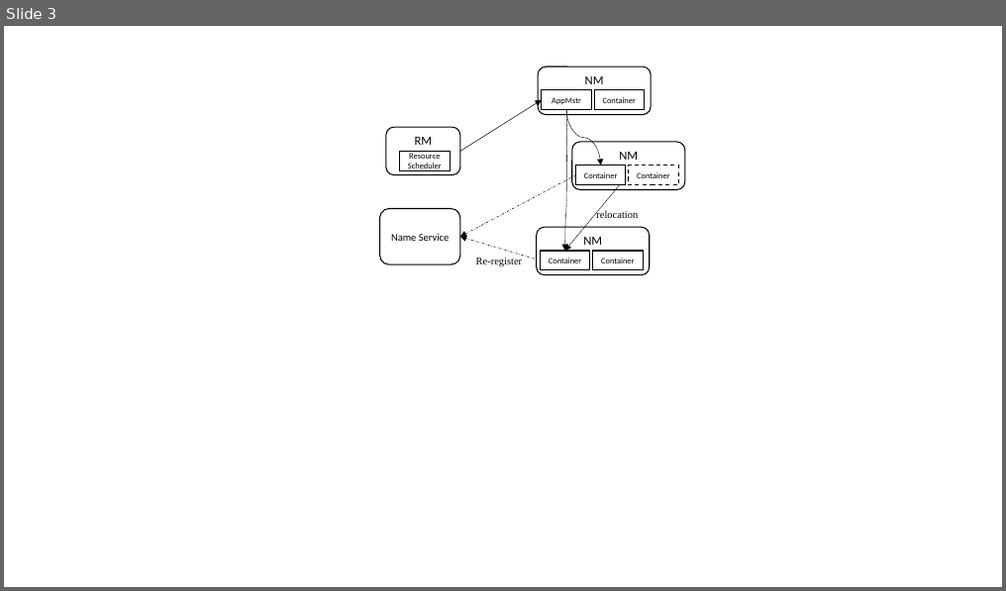
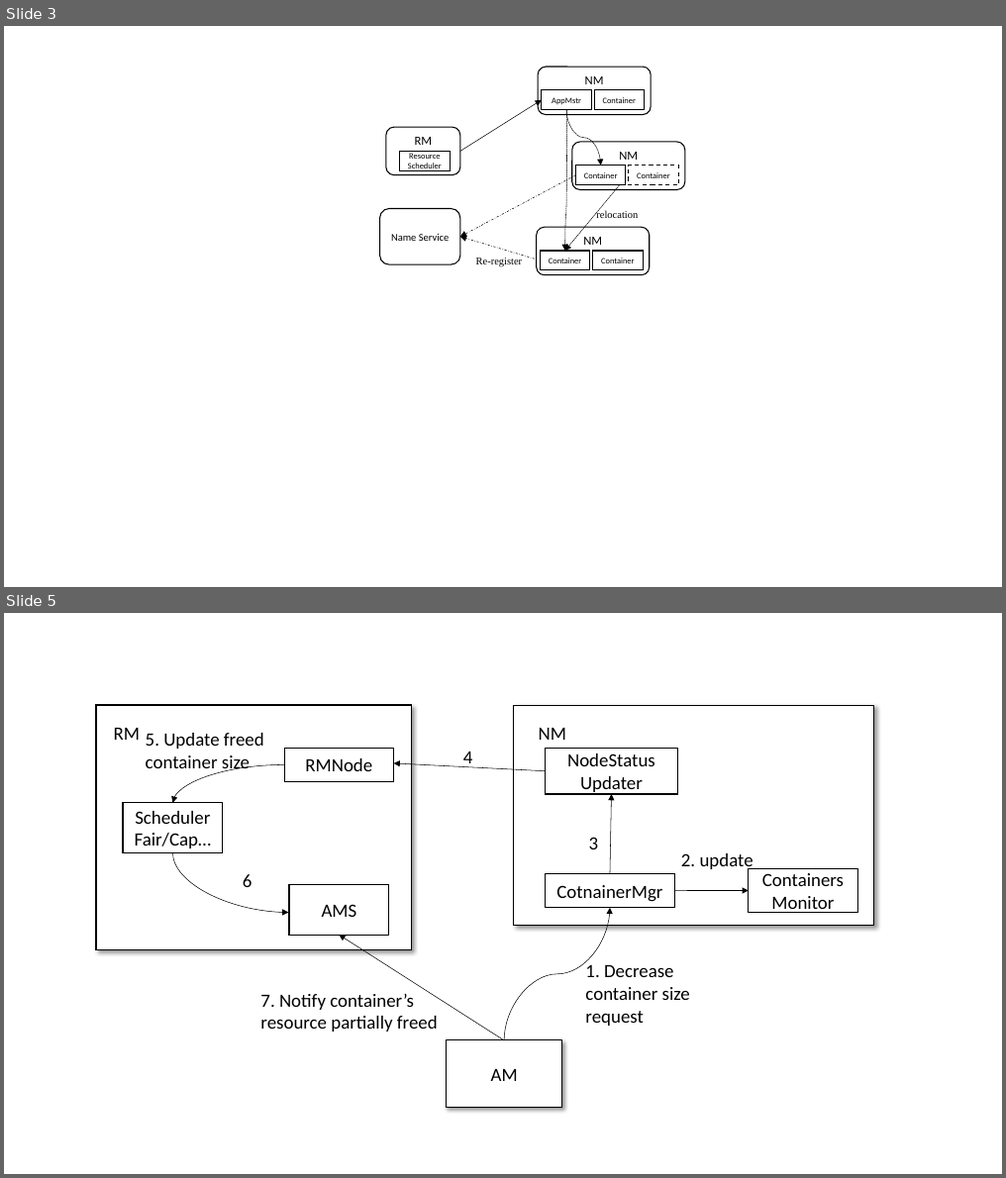
Before and after one commit to huiyi-learning/Dissertation, a slide deck: Essay/Figures.pptx. Shown one above the other, each under a label of ours: slide 3 before the commit, slides 3 and 5 after it; the slides between them are not shown. The pictures are 1006x591 and 1006x1178 pixels, drawn with LibreOffice and Linux fonts; fonts in the diff are those of the drawing. Boxes give left, top, right and bottom in pixels: in the first picture for what was removed or moved away, otherwise in the second. Text is boxed around its words. In the diff, an @@ line names an element or a change of style, - is before the commit and + after.

```diff
--- a/Essay/Figures.pptx
+++ b/Essay/Figures.pptx
@@ slide 5 added at (x1=4, y1=613, x2=1002, y2=1174), background #FFFFFF @@
@@ rectangle added at (x1=96, y1=705, x2=411, y2=951), fill #FFFFFF, outline #000000 1 pt @@
@@ text added at (x1=114, y1=728, x2=140, y2=740), 18 pt, text #000000 @@
+RM
@@ rectangle added at (x1=514, y1=706, x2=874, y2=926), fill #FFFFFF, outline #000000 1 pt @@
@@ text added at (x1=539, y1=728, x2=566, y2=740), 18 pt, text #000000 @@
+NM
@@ text added at (x1=146, y1=733, x2=264, y2=773), 18 pt, text #000000 @@
+5. Update freed container size
@@ rectangle added at (x1=285, y1=748, x2=394, y2=782), fill #FFFFFF, outline #000000 1 pt, 18 pt, text #000000 @@
+RMNode
@@ text added at (x1=463, y1=752, x2=473, y2=768), 18 pt, text #000000 @@
+4
@@ rectangle added at (x1=546, y1=749, x2=678, y2=795), fill #FFFFFF, outline #000000 1 pt, 18 pt, text #000000 @@
+NodeStatus
+Updater
@@ curved arrow added from (285, 765) to (172, 803), #000000 0.5 pt @@
@@ arrow added from (546, 771) to (394, 763), #000000 0.5 pt @@
@@ rectangle added at (x1=123, y1=803, x2=223, y2=854), fill #FFFFFF, outline #000000 1 pt, 18 pt, text #000000 @@
+Scheduler
+Fair/Cap…
@@ arrow added from (611, 873) to (612, 794), #000000 0.5 pt @@
@@ text added at (x1=589, y1=837, x2=599, y2=850), 18 pt, text #000000 @@
+3
@@ curved arrow added from (172, 853) to (288, 912), #000000 0.5 pt @@
@@ text added at (x1=243, y1=874, x2=252, y2=887), 18 pt, text #000000 @@
+6
@@ rectangle added at (x1=546, y1=873, x2=675, y2=908), fill #FFFFFF, outline #000000 1 pt, 18 pt, text #000000 @@
+CotnainerMgr
@@ text added at (x1=681, y1=854, x2=753, y2=872), 18 pt, text #000000 @@
+2. update
@@ rectangle added at (x1=748, y1=869, x2=857, y2=912), fill #FFFFFF, outline #000000 1 pt, 18 pt, text #000000 @@
+Containers
+Monitor
@@ rectangle added at (x1=289, y1=884, x2=389, y2=935), fill #FFFFFF, outline #000000 1 pt, 18 pt, text #000000 @@
+AMS
@@ curved arrow added from (504, 1041) to (611, 908), #000000 0.5 pt @@
@@ arrow added from (675, 891) to (748, 891), #000000 0.5 pt @@
@@ arrow added from (504, 1041) to (340, 935), #000000 0.5 pt @@
@@ text added at (x1=585, y1=962, x2=690, y2=1026), 18 pt, text #000000 @@
+1. Decrease container size request
@@ text added at (x1=260, y1=994, x2=438, y2=1032), 18 pt, text #000000 @@
+7. Notify container’s resource partially freed
@@ rectangle added at (x1=446, y1=1041, x2=562, y2=1107), fill #FFFFFF, outline #000000 1 pt, 18 pt, text #000000 @@
+AM
```
Also in this commit, not shown: 1 slide changed, 5 other slides added, 9 other files.
